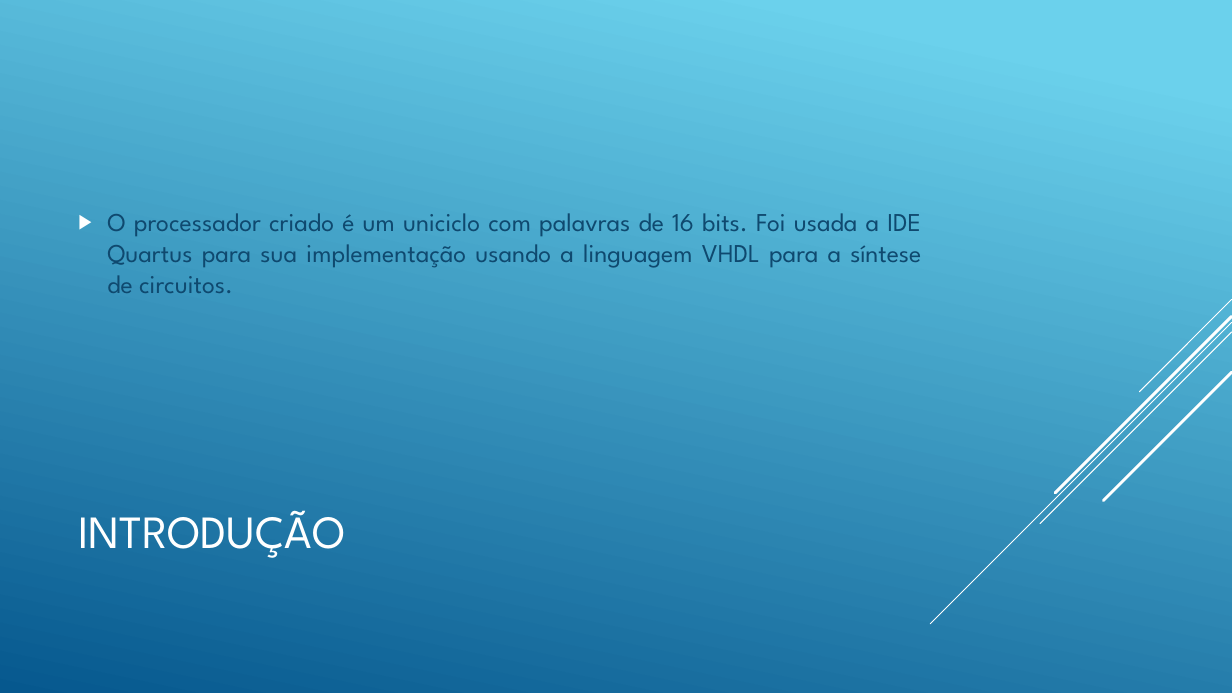
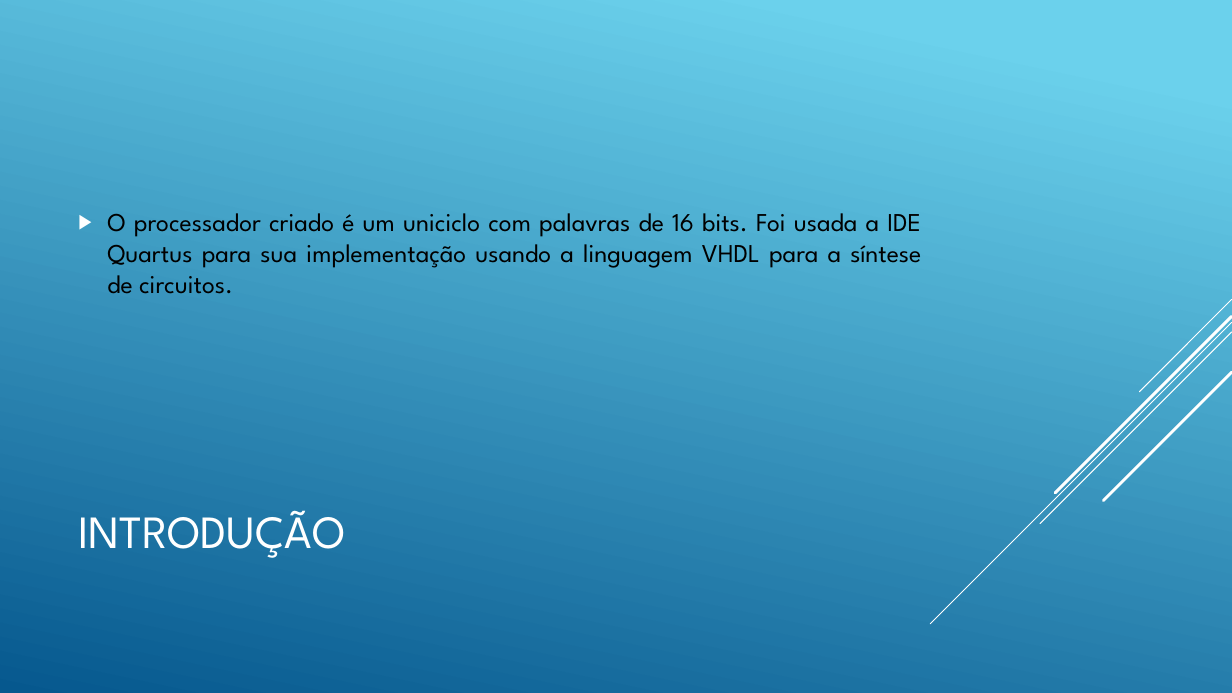
Before and after one commit to Tarlison/Projeto_Final_AOC_2018.2, a slide deck: slide 2 of Processador Uniciclo 16 bits.pptx. Drawn at 1232x693 pixels with LibreOffice and Linux fonts; fonts in the diff are those of the drawing. Boxes give left, top, right and bottom in pixels: in the first picture for what was removed or moved away, otherwise in the second. Text is boxed around its words. In the diff, an @@ line names an element or a change of style, - is before the commit and + after.

```diff
--- a/Processador Uniciclo 16 bits.pptx
+++ b/Processador Uniciclo 16 bits.pptx
@@ text "O processador criado é um ..." at [107, 213, 921, 294]: text colour #0F496F to #000000 @@
```
Also in this commit, not shown: 2 other slides changed, 2 other files.
